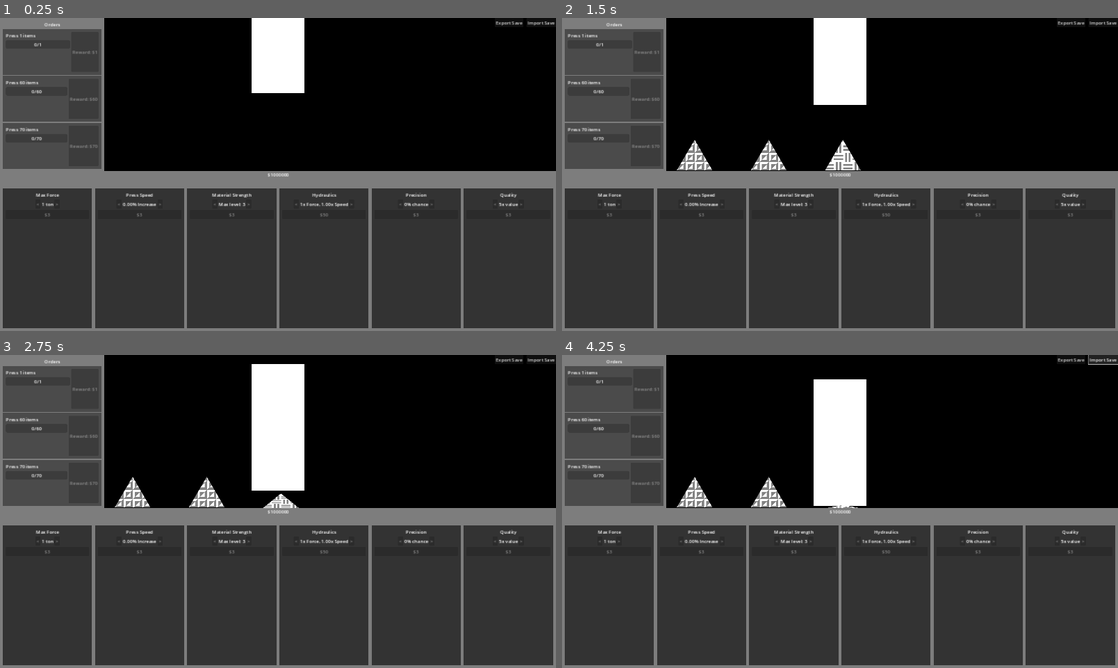
Above: before the commit, frames 1-4 (two rows, left to right).
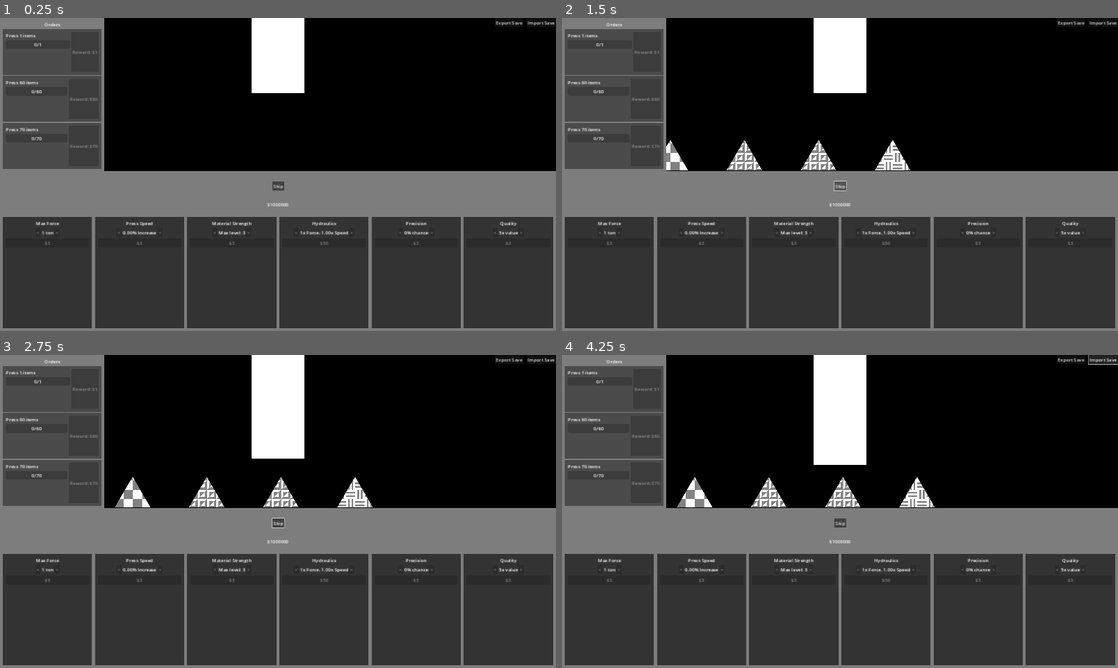
Above: after the commit, the same moments.

Repository: miyo6032/HydraulicPressIncremental
Game: Godot game, scene res://1_main.tscn
The game is run twice, just before and just after one commit, with the same random seed, the same clock (stepped at 60 frames per second) and the same inputs.
Inputs (mouse positions are in pixels of both pictures, inside the frame that each line leads up to):
- Up to frame 1 (0.25 s): no input
- Up to frame 2 (1.5 s): click (840, 187) at 0.5 s, where only the run after the commit has a clickable "Skip"; click (840, 187) at 1.25 s, where only the run after the commit has a clickable "Skip"
- Up to frame 3 (2.75 s): tap Enter at 2 s; move the mouse to (400, 495) at 2.02 s; hold Up (ui_up) from 2.03 s (still down); tap Tab at 2.1 s; click (400, 495) at 2.17 s
- Up to frame 4 (4.25 s): release Up (ui_up) at 2.75 s; click "Export Save" at 2.75 s; click "Import Save" at 3.5 s

The runs differ from the first frame. In frame 1, 9.1% of the frame differs, in the area x 0-100%, y 49-73%; in frame 2, 12%; in frame 3, 11%; in frame 4, 12%, in the area x 0-100%, y 0-73%.
Error in both runs: Invalid access to property or key 'input' on a base object of type 'null instance'. (res://Main.gd:95)

Commit message:
add button to instantly skip crushable

Diff:
--- a/1_main.tscn
+++ b/1_main.tscn
@@ -11,6 +11,7 @@
 [ext_resource type="Script" path="res://OrderManager.gd" id="6_n48yw"]
 [ext_resource type="Resource" uid="uid://5q2kvb77tv84" path="res://data/order_list.tres" id="7_hs1cp"]
 [ext_resource type="Resource" uid="uid://bv8od311mhd3g" path="res://data/upgrades/material_upgrade.tres" id="7_kusu8"]
+[ext_resource type="Script" path="res://SkipButton.gd" id="12_jbefe"]
 
 [node name="Main" type="Node"]
 script = ExtResource("1_kxjkt")
@@ -33,10 +34,10 @@
 anchor_top = 0.5
 anchor_right = 0.5
 anchor_bottom = 0.5
-offset_left = -20.0
-offset_top = -11.5
-offset_right = 20.0
-offset_bottom = 11.5
+offset_left = -37.0
+offset_top = 91.0
+offset_right = 37.0
+offset_bottom = 114.0
 grow_horizontal = 2
 grow_vertical = 2
 text = "$1000000"
@@ -46,7 +47,7 @@
 anchors_preset = 15
 anchor_right = 1.0
 anchor_bottom = 1.0
-offset_top = 578.0
+offset_top = 676.0
 grow_horizontal = 2
 grow_vertical = 2
 theme_override_constants/margin_left = 10
@@ -120,5 +121,21 @@
 [node name="Order3" parent="Control/OrderManager/MarginContainer/VBoxContainer" instance=ExtResource("6_fwinf")]
 layout_mode = 2
 
+[node name="SkipButton" type="Button" parent="Control"]
+layout_mode = 1
+anchors_preset = 8
+anchor_left = 0.5
+anchor_top = 0.5
+anchor_right = 0.5
+anchor_bottom = 0.5
+offset_left = -20.0
+offset_top = 24.0
+offset_right = 21.0
+offset_bottom = 55.0
+grow_horizontal = 2
+grow_vertical = 2
+text = "Skip"
+script = ExtResource("12_jbefe")
+
 [connection signal="pressed" from="Control/ExportSaveButton" to="." method="_on_export_save_button_pressed"]
 [connection signal="pressed" from="Control/ImportSaveButton" to="." method="_on_import_save_button_pressed"]
--- a/EventBus.gd
+++ b/EventBus.gd
@@ -3,3 +3,4 @@
 signal crushable_removed(crushable)
 signal currency_updated(value)
 signal upgrade_level_changed(upgrade_instance)
+signal skip_crushable
--- a/Press.gd
+++ b/Press.gd
@@ -23,6 +23,7 @@
 func _ready():
     visual.global_position = start_crushing_pos.global_position
     EventBus.upgrade_level_changed.connect(upgrade_level_changed)
+    EventBus.skip_crushable.connect(skip_crushable)
 
 func upgrade_level_changed(instance):
     if instance.upgrade.upgrade_type == Enums.UpgradeType.Force:
@@ -50,20 +51,33 @@
         quality_value_multiplier = upgrade_value
         instance.set_upgrade_label("%.0fx value" % [upgrade_value])
 
+var crush_tween
+var current_crushable
+
 func crush(crushable):
     var failed_crush = crushable.strength > crushing_power * power_hydraulic_multiplier
     var time = calc_crushing_time()
+    current_crushable = crushable
     if failed_crush:
         var tween = create_tween()
         var partial_position = (final_crushing_pos.global_position - start_crushing_pos.global_position) * 0.65 + start_crushing_pos.global_position
         tween.tween_method(update_crush.bind(crushable), start_crushing_pos.global_position, partial_position, time)
         tween.tween_method(update_crush.bind(crushable), partial_position, start_crushing_pos.global_position, time)
         tween.tween_callback(func(): crush_finished.emit())
+        crush_tween = tween
     else:
         var tween = create_tween()
         tween.tween_method(update_crush.bind(crushable), start_crushing_pos.global_position, final_crushing_pos.global_position, time)
         tween.tween_property(visual, "global_position", start_crushing_pos.global_position, time).set_delay(time * 0.5)
         tween.tween_callback(complete_crush.bind(crushable))
+        crush_tween = tween
+
+func skip_crushable():
+    if crush_tween:
+        crush_tween.kill()
+        update_crush(start_crushing_pos.global_position, current_crushable)
+        crush_finished.emit()
+        crush_tween = null
 
 func complete_crush(crushable):
     var crush_modifiers = CrushModifiers.new()
--- /dev/null
+++ b/SkipButton.gd
@@ -0,0 +1,4 @@
+extends Button
+
+func _pressed():
+    EventBus.skip_crushable.emit()
--- a/crushable.tres
+++ b/crushable.tres
@@ -42,7 +42,6 @@
 
 }
 "
-graph_offset = Vector2(-326.125, -23.2632)
 mode = 1
 flags/light_only = false
 nodes/fragment/0/position = Vector2(660, 200)
Not shown: 1 places in 1_main.tscn that only renumber resources
